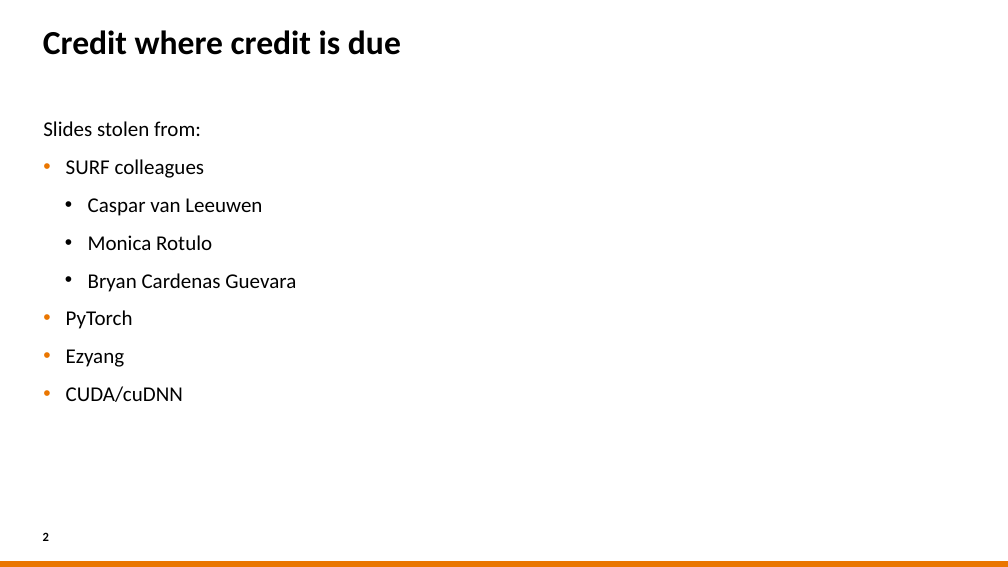
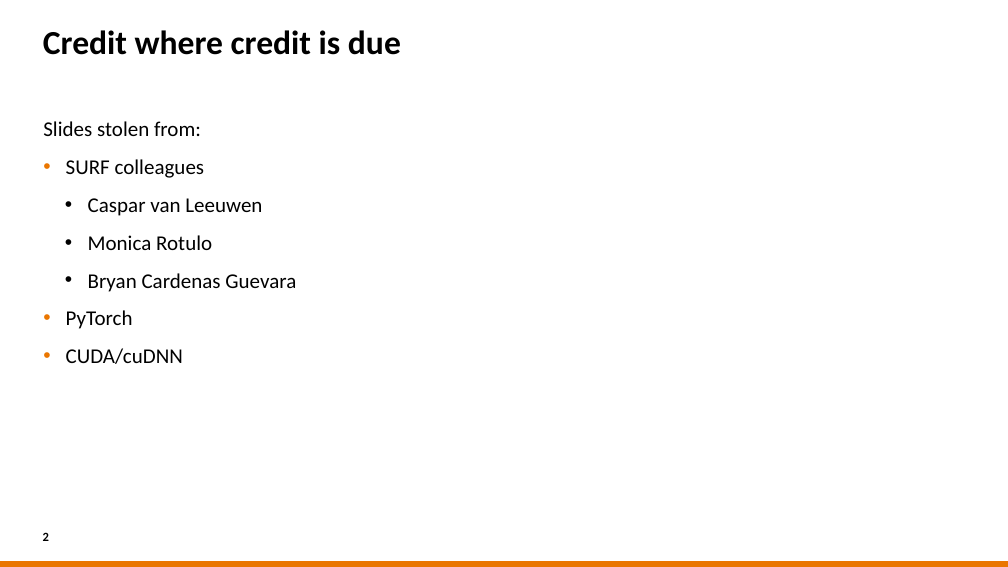
Before and after one commit to sara-nl/HPML-course-materials, a slide deck: slide 2 of Day1/slides/EuroHPC_HPML_welcome.pptx. Drawn at 1008x567 pixels with LibreOffice and Linux fonts; fonts in the diff are those of the drawing; background and template pictures are left out. Boxes give left, top, right and bottom in pixels: in the first picture for what was removed or moved away, otherwise in the second. Text is boxed around its words. In the diff, an @@ line names an element or a change of style, - is before the commit and + after.

```diff
--- a/Day1/slides/EuroHPC_HPML_welcome.pptx
+++ b/Day1/slides/EuroHPC_HPML_welcome.pptx
@@ text at [66,349,125,367]: paragraph removed @@
-• Ezyang
```
Also in this commit, not shown: 4 other slides changed, 9 other files.
